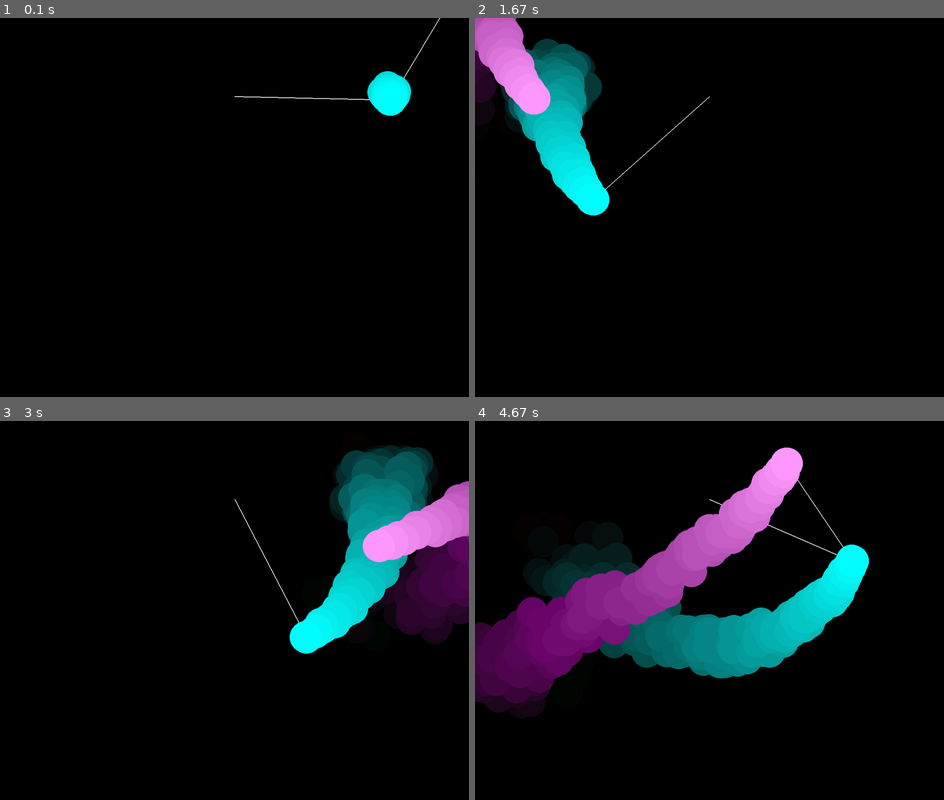
Above: before the commit, frames 1-4 (two rows, left to right).
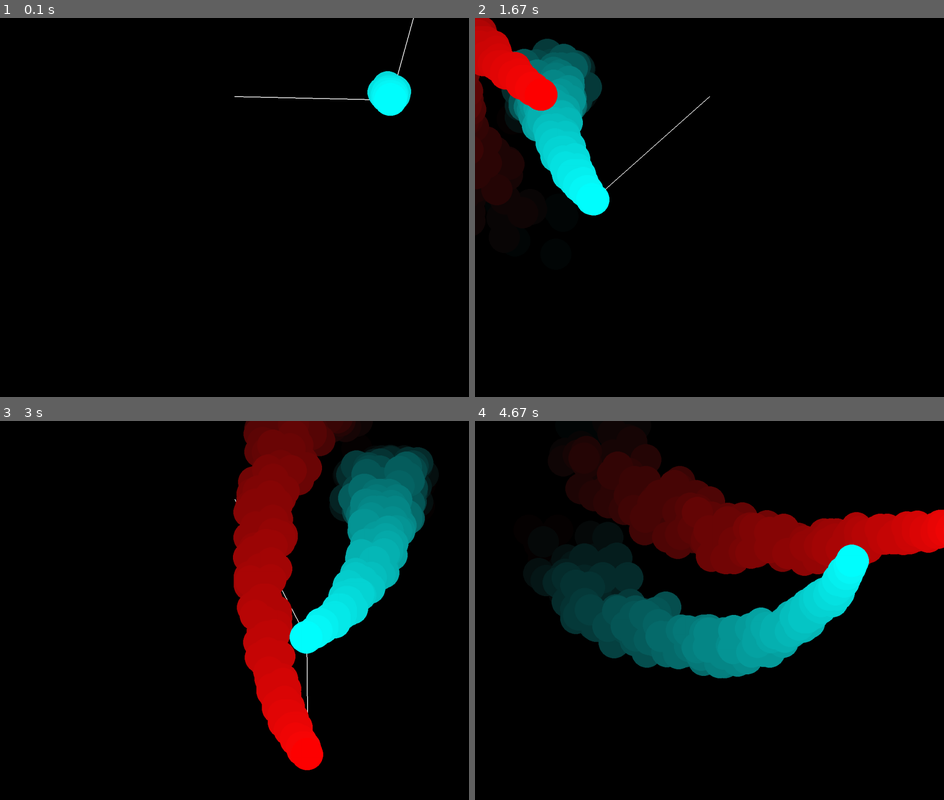
Above: after the commit, the same moments.

Repository: myhotchoc/Space-Simulator
Game: pygame game, started from My Weird Physics Toys/Oscillating Things/Double Pendulum.py
The game is run twice, just before and just after one commit, with the same random seed, the same clock (stepped at 60 frames per second) and the same inputs.
Inputs:
- Up to frame 1 (0.1 s): no input
- Up to frame 2 (1.67 s): no input
- Up to frame 3 (3 s): no input
- Up to frame 4 (4.67 s): no input

The runs differ from the first frame. In frame 1, less than 0.1% of the frame differs, in the area x 84-94%, y 0-16%; in frame 2, 4.7%; in frame 3, 17%; in frame 4, 24%, in the area x 0-100%, y 3-77%.

Commit message:
Update Double Pendulum.py

Diff:
--- a/My Weird Physics Toys/Oscillating Things/Double Pendulum.py
+++ b/My Weird Physics Toys/Oscillating Things/Double Pendulum.py
@@ -43,9 +43,9 @@
 p2_length = 300
 
 p1_ang = math.pi/2 ## Pendulum starting angles
-p2_ang = math.pi/6
-
-p1_colour = PINK ## Smoke colours
+p2_ang = math.pi/12
+
+p1_colour = RED ## Smoke colours
 p2_colour = LIGHT_BLUE
 
 ## Return magnitude, direction of a given vector
